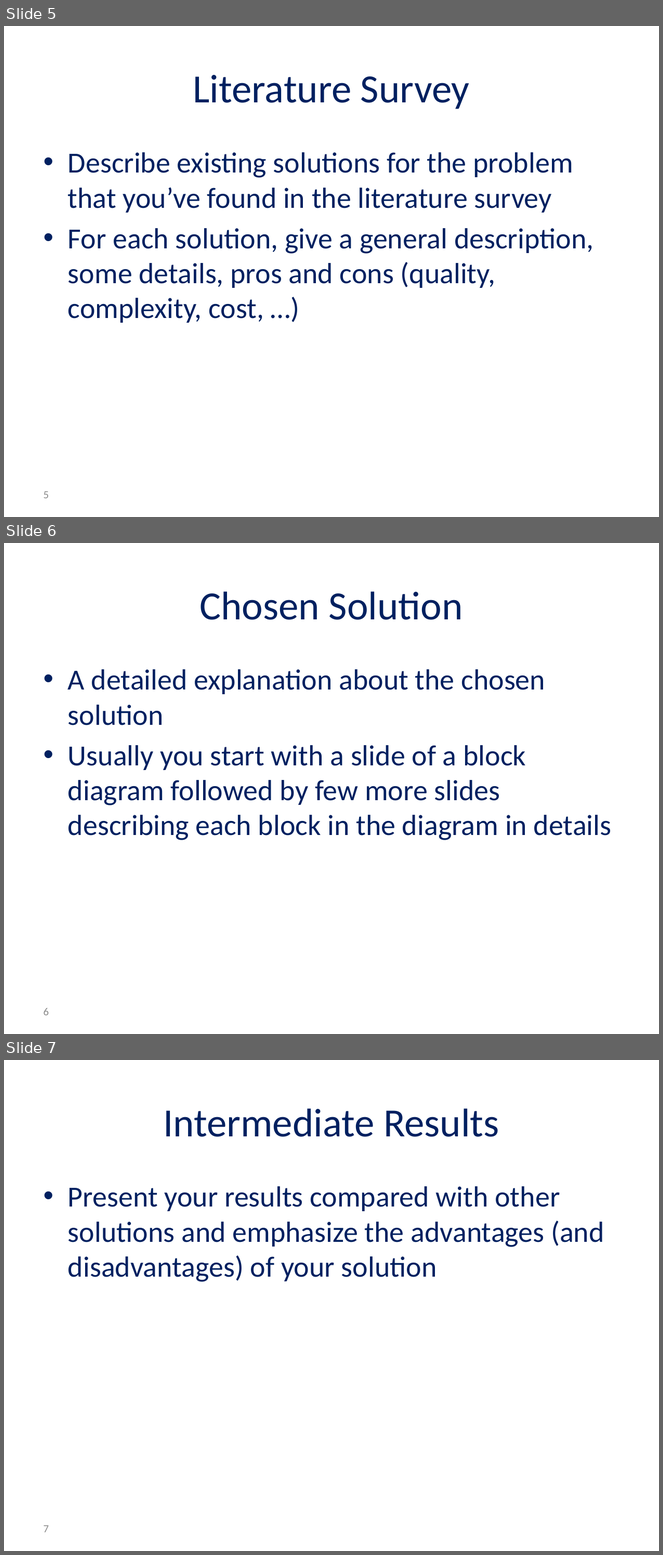
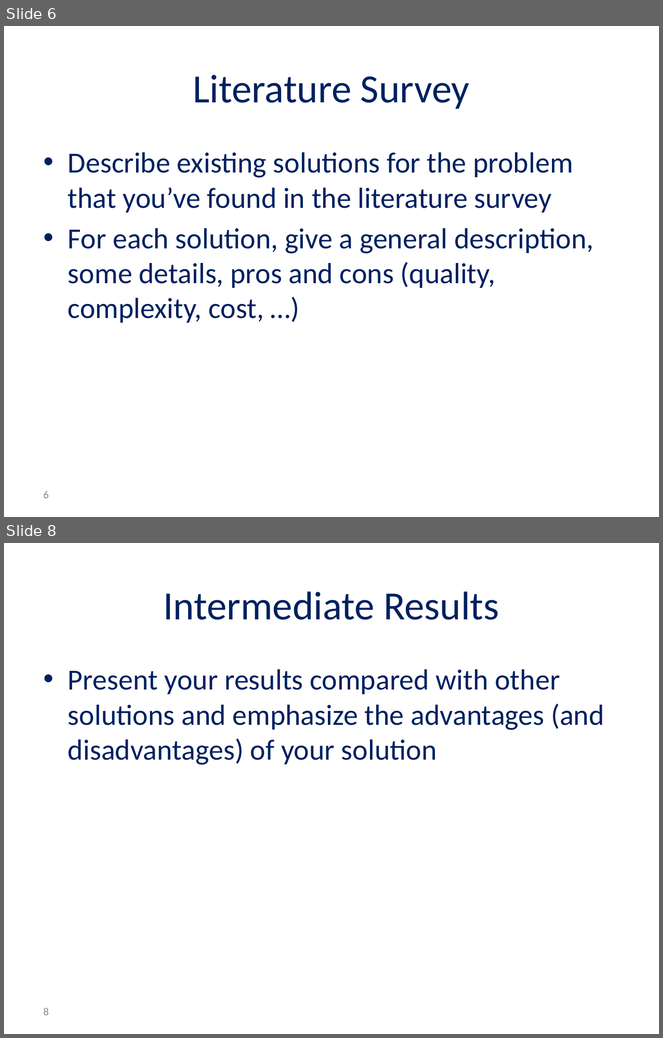
Before and after one commit to reggevlivney/BrainSway, a slide deck: Project_Midterm_Presentation.pptx. Shown one above the other, each under a label of ours: slides 5, 6 and 7 before the commit, slides 6 and 8 after it; the slides between them are not shown. The pictures are 663x1555 and 663x1038 pixels, drawn with LibreOffice and Linux fonts; fonts in the diff are those of the drawing; background and template pictures are left out. Boxes give left, top, right and bottom in pixels: in the first picture for what was removed or moved away, otherwise in the second. Text is boxed around its words. In the diff, an @@ line names an element or a change of style, - is before the commit and + after.

Commit message:
Few pictures and explanations in the presentation. Splitting the signals to the signals before and after the stimulation.

```diff
--- a/Project_Midterm_Presentation.pptx
+++ b/Project_Midterm_Presentation.pptx
@@ slide 6 removed at (x1=4, y1=543, x2=659, y2=1034), background #FFFFFF @@
@@ title removed at (x1=200, y1=591, x2=463, y2=620) @@
-Chosen Solution
@@ text removed at (x1=68, y1=669, x2=611, y2=840) @@
-• A detailed explanation about the chosen solution
-• Usually you start with a slide of a block diagram followed by few more slides describing each block in the diagram in details
@@ page number removed at (x1=44, y1=1008, x2=49, y2=1016) @@
-6
@@ what was slide 5 is now slide 6 @@
@@ page number at (x1=44, y1=491, x2=49, y2=499): text changed @@
-5
+6
@@ what was slide 7 is now slide 8 @@
@@ page number at (x1=44, y1=1008, x2=49, y2=1016): text changed @@
-7
+8
```
Also in this commit, not shown: 2 slides changed, 6 slides added, 1 other slide removed, 2 other files.
